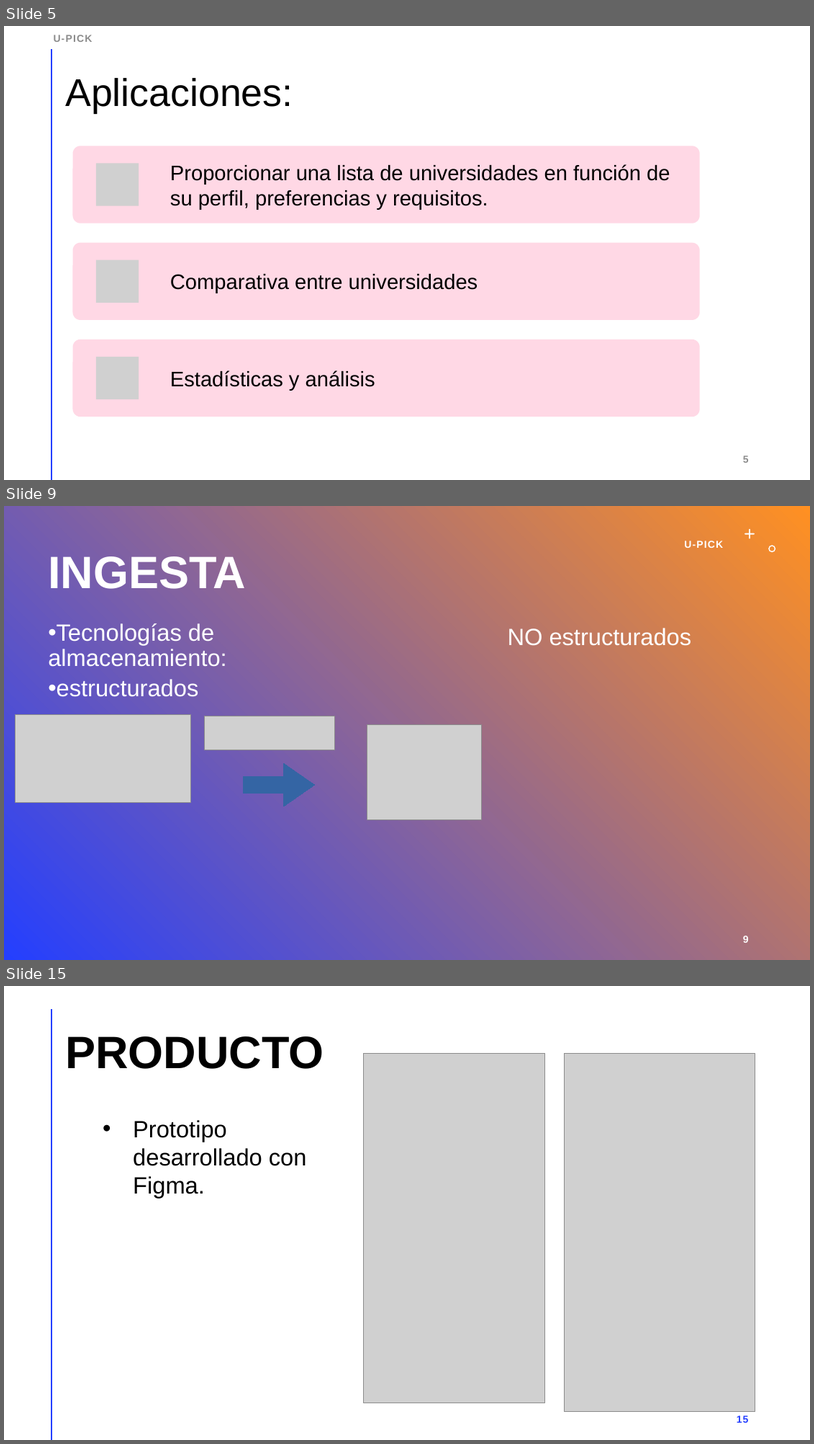
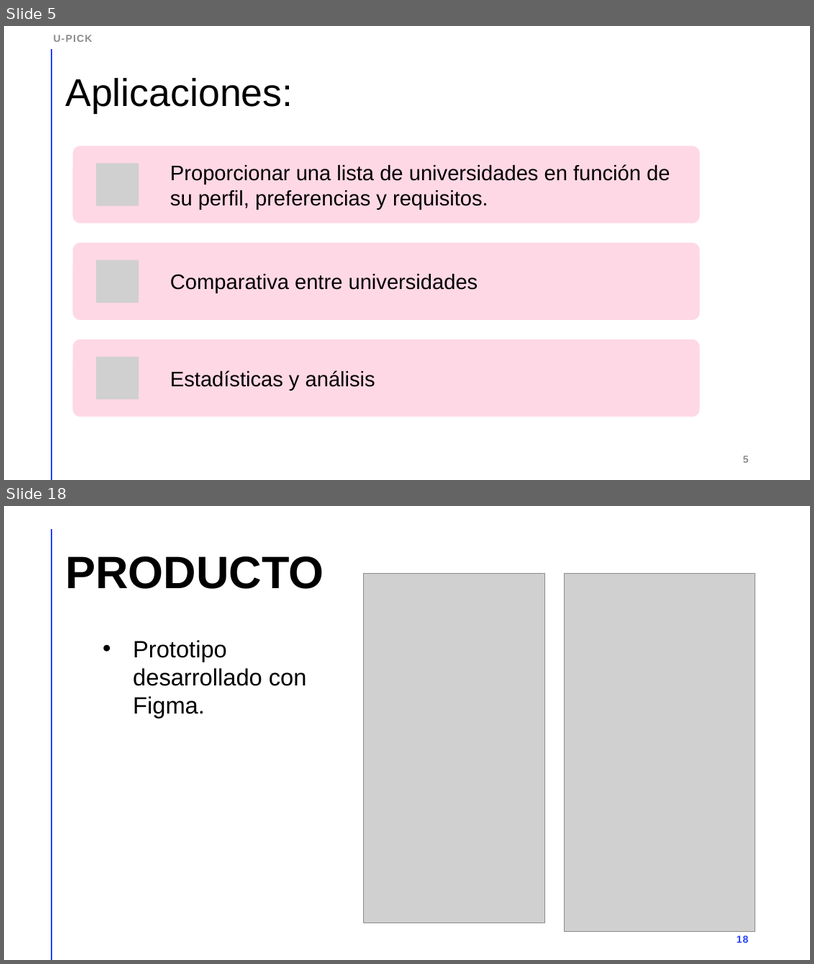
Before and after one commit to Dacarpe03/SIC_Big_Data_CDC, a slide deck: Entregas/U-pick.pptx. Shown one above the other, each under a label of ours: slides 5, 9 and 15 before the commit, slides 5 and 18 after it; the slides between them are not shown. The pictures are 814x1444 and 814x964 pixels, drawn with LibreOffice and Linux fonts; fonts in the diff are those of the drawing; grey boxes stand for pictures. Boxes give left, top, right and bottom in pixels: in the first picture for what was removed or moved away, otherwise in the second. Text is boxed around its words. In the diff, an @@ line names an element or a change of style, - is before the commit and + after.

```diff
--- a/Entregas/U-pick.pptx
+++ b/Entregas/U-pick.pptx
@@ slide 9 removed at <box>4,506,810,960</box>, background gradient #243FFF to #FF9022 @@
@@ text removed at <box>684,541,723,548</box> @@
-U-PICK
@@ freeform shape removed at <box>745,529,756,539</box> @@
@@ freeform shape removed at <box>769,546,777,553</box> @@
@@ title removed at <box>48,556,246,589</box> @@
-INGESTA
@@ text removed at <box>48,623,226,697</box> @@
-• Tecnologías de almacenamiento:
-• estructurados
@@ text removed at <box>508,628,692,646</box> @@
-NO estructurados
@@ picture removed at <box>16,714,191,802</box> @@
@@ picture removed at <box>205,716,335,749</box> @@
@@ picture removed at <box>368,724,482,819</box> @@
@@ freeform shape removed at <box>244,763,315,806</box> @@
@@ page number removed at <box>743,935,749,942</box> @@
-9
@@ what was slide 15 is now slide 18 @@
@@ page number at <box>737,935,749,942</box>: text changed @@
-15
+18
```
Also in this commit, not shown: 7 slides changed, 7 slides added, 3 other slides removed.
